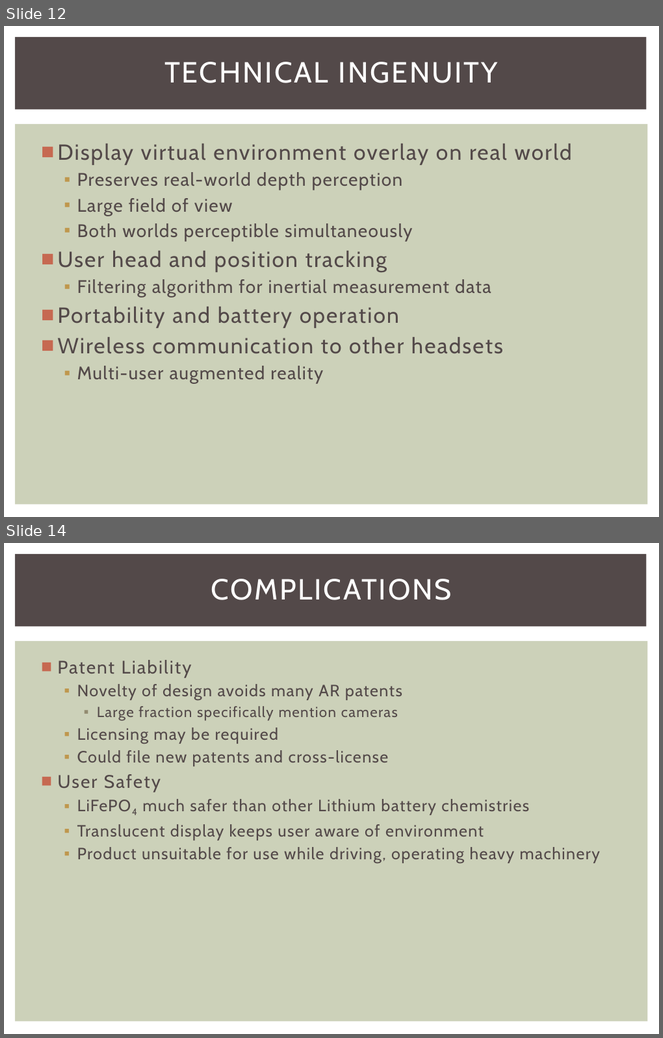
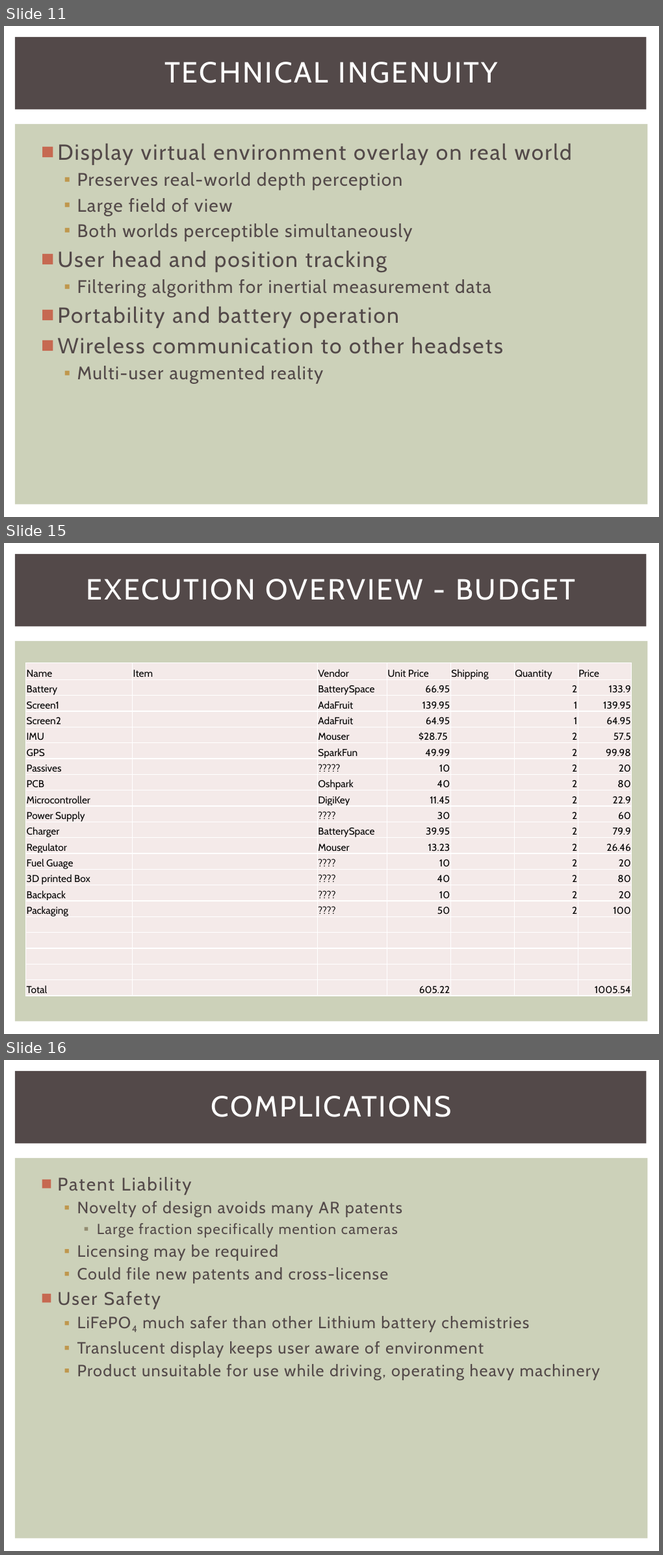
Before and after one commit to snowpuppy/augreality, a slide deck: doc/AugRealityMidReview.pptx. Shown one above the other, each under a label of ours: slides 12 and 14 before the commit, slides 11, 15 and 16 after it; the slides between them are not shown. The pictures are 663x1038 and 663x1555 pixels, drawn with LibreOffice and Linux fonts; fonts in the diff are those of the drawing. Boxes give left, top, right and bottom in pixels: in the first picture for what was removed or moved away, otherwise in the second. Text is boxed around its words. In the diff, an @@ line names an element or a change of style, - is before the commit and + after.

Commit message:
updated mid review with budget and timeline.

```diff
--- a/doc/AugRealityMidReview.pptx
+++ b/doc/AugRealityMidReview.pptx
@@ slide 15 added at [4,543,659,1034], background #FFFFFF; not listed: 2 template elements that a slide beside it also shows @@
@@ title added at [87,579,576,600], 32 pt, text #FFFFFF @@
+EXECUTION OVERVIEW - BUDGET
@@ table added at [25,663,631,997], 21 rows, 7 columns @@
+Name | Item | Vendor | Unit Price | Shipping | Quantity | Price
+Battery |  | BatterySpace | 66.95 |  | 2 | 133.9
+Screen1 |  | AdaFruit | 139.95 |  | 1 | 139.95
+Screen2 |  | AdaFruit | 64.95 |  | 1 | 64.95
+IMU |  | Mouser | $28.75 |  | 2 | 57.5
+GPS |  | SparkFun | 49.99 |  | 2 | 99.98
+Passives |  | ????? | 10 |  | 2 | 20
+PCB |  | Oshpark | 40 |  | 2 | 80
+Microcontroller |  | DigiKey | 11.45 |  | 2 | 22.9
+Power Supply |  | ???? | 30 |  | 2 | 60
+Charger |  | BatterySpace | 39.95 |  | 2 | 79.9
+Regulator |  | Mouser | 13.23 |  | 2 | 26.46
+Fuel Guage |  | ???? | 10 |  | 2 | 20
+3D printed Box |  | ???? | 40 |  | 2 | 80
+Backpack |  | ???? | 10 |  | 2 | 20
+Packaging |  | ???? | 50 |  | 2 | 100
+ |  |  |  |  |  | 
+ |  |  |  |  |  | 
+ |  |  |  |  |  | 
+ |  |  |  |  |  | 
+Total |  |  | 605.22 |  |  | 1005.54
@@ what was slide 12 is now slide 11 @@
@@ what was slide 14 is now slide 16 @@
```
Also in this commit, not shown: 2 slides changed, 3 other slides added, 2 slides removed.
